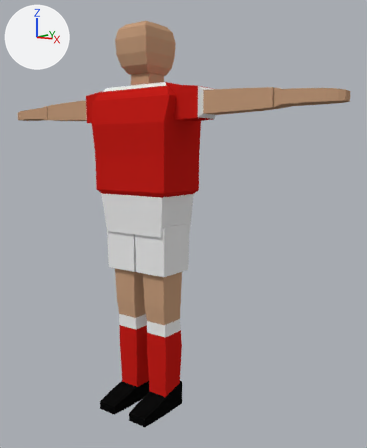
Two versions of the Blender file models/blender/player-base.blend, one commit apart.
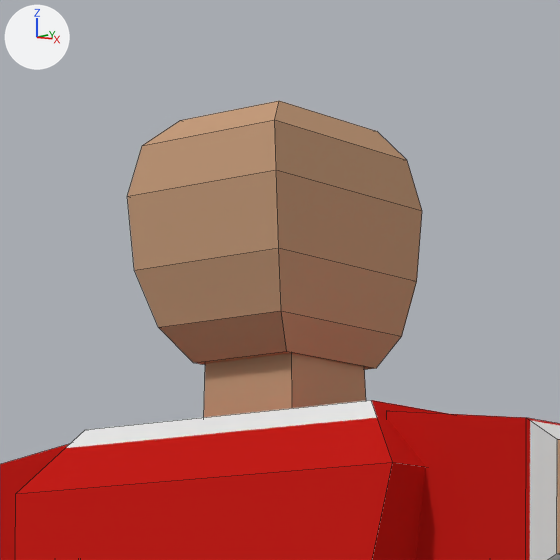
The first picture shows the older version from a camera (50 mm lens) standing at (1.57, -1.83, 1.23) and looking at (0.15, 0.08, 0.9). The close-ups show the older and then the newer version on the part from 24% to 56% of the width and 0% to 26% of the height of that picture. Only the edits that show in the close-ups are written down. The axes (+X, +Y, +Z) are drawn at upper left. The lights are the same throughout. The close-ups show mesh edges as thin lines.

Objects in the first close-up: 'PlayerBase'.
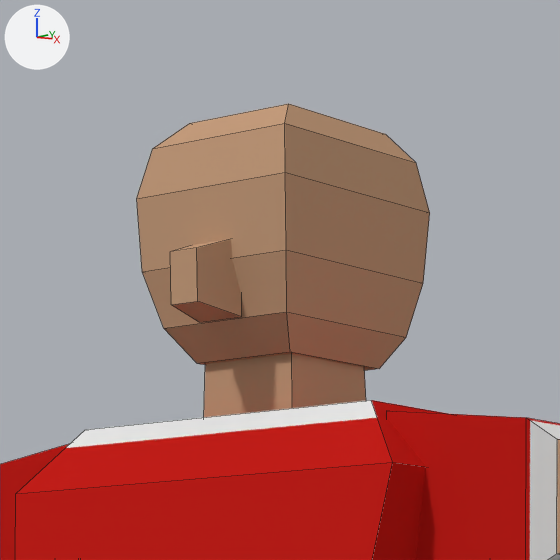
What differs and where, as boxes (x1, y1, x2, y2) in the close-ups (560 x 560 px; the box of a moved part takes in the faces that stretch with it):
'PlayerBase', reshaped: before (0, 101, 560, 560); after (0, 104, 560, 560)
part 1 of me_playerbase_004, added (brown): after (170, 239, 242, 322)
part 2 of me_playerbase_004, moved or reshaped: before (127, 101, 422, 368); after (137, 104, 430, 369)

The edits, one by one:
me_playerbase_004 is used by ob_playerbase; location (0.0, 0.0, 0.0).
me_playerbase_004 had 244 vertices, 222 faces and spanned x -0.94..0.94, y -0.2..0.13, z 0.0..1.8.
me_playerbase_004 now has 260 vertices, 234 faces and spans x -0.94..0.94, y -0.2..0.13, z 0.0..1.8.
me_playerbase_004 part 1: the loose piece of 8 vertices spanning x -0.05..0.05, y -0.05..0.06, z 1.52..1.6 is copied, and the copy is turned 91.8 degrees about the x axis through its middle and scaled by 0.496, then moved by (0.0, -0.11, 0.09), in mat_head (brown #c49b7c); it spans x -0.03..0.03, y -0.13..-0.08, z 1.62..1.68.
Part 2, on me_playerbase_004:
14 vertices in x -0.09..0.09, y -0.1..0.1, z 1.62..1.8 move by (0.0, 0.01, 0.0).
4 vertices in x -0.09..0.09, y 0.09..0.1, z 1.73..1.77 move by (0.0, 0.02, 0.0).
2 vertices move within x -0.08..0.08, y -0.08, z 1.62.
Other edits to the shape of me_playerbase_004 do not show in these pictures.
